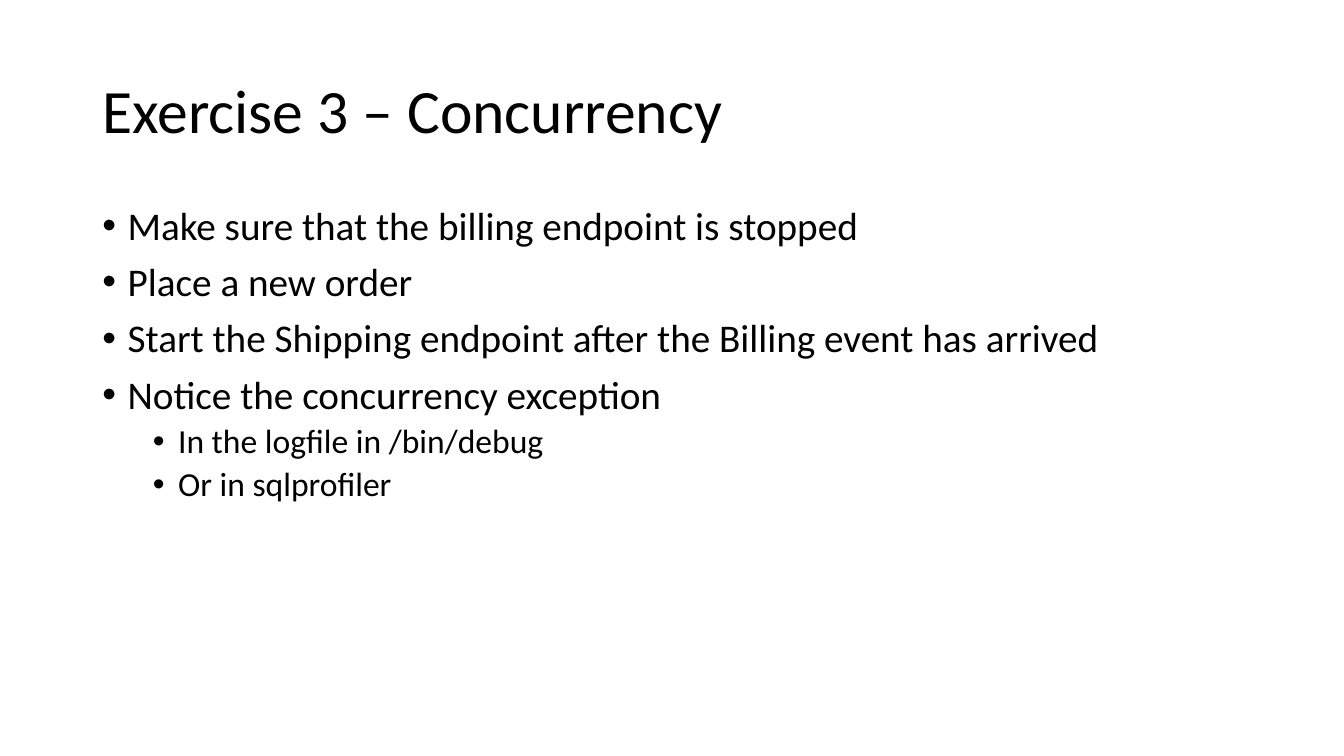
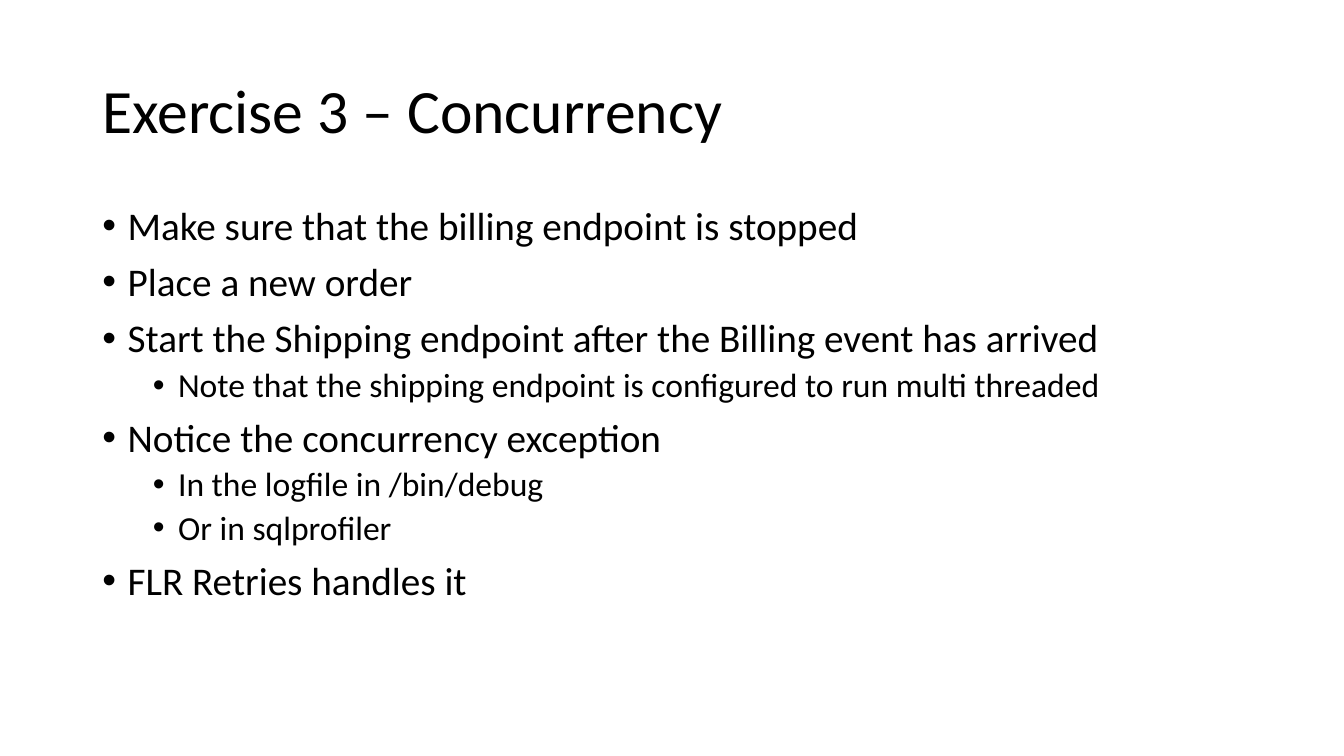
Before and after one commit to Particular/SagaMasterClass, a slide deck: slide 28 of SagaMasterClass.pptx (slide 29 before the commit). Drawn at 1344x756 pixels with LibreOffice and Linux fonts; fonts in the diff are those of the drawing. Boxes give left, top, right and bottom in pixels: in the first picture for what was removed or moved away, otherwise in the second. Text is boxed around its words. In the diff, an @@ line names an element or a change of style, - is before the commit and + after.

```diff
--- a/SagaMasterClass.pptx
+++ b/SagaMasterClass.pptx
@@ text at [178,373,1099,403]: paragraph added @@
+  • Note that the shipping endpoint is configured to run multi threaded
@@ text at [128,567,467,596]: paragraph added @@
+• FLR Retries handles it
```
Also in this commit, not shown: 12 other slides changed, 5 slides added.
